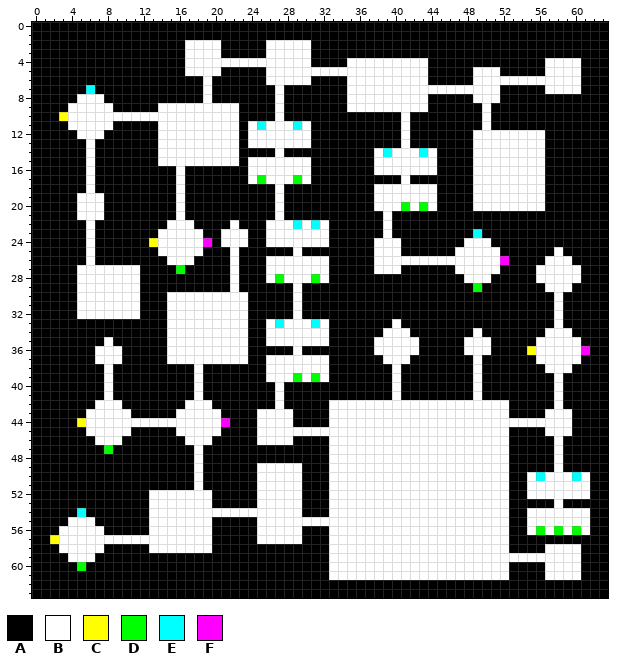
Pixel-art sprite: Assets/DungeonAssets/Image/LayoutMap.png. The picture above is the old version.
The file is 64x64 pixels.
Palette (. is transparent): A #000000  B #ffffff  C #ffff00  D #00ff00  E #00ffff  F #ff00ff
Pixels before (only the part around the change), first column x 0:
 0 AAAAAAAAAAAAAAAAAAAAAAAAAAAAAAAAAAAAAAAAAAAAAAAAAAAAAAAAAAAAAAAA
 1 AAAAAAAAAAAAAAAAAAAAAAAAAAAAAAAAAAAAAAAAAAAAAAAAAAAAAAAAAAAAAAAA
 2 AAAAAAAAAAAAAAAAABBBBAAAAABBBBBAAAAAAAAAAAAAAAAAAAAAAAAAAAAAAAAA
 3 AAAAAAAAAAAAAAAAABBBBAAAAABBBBBAAAAAAAAAAAAAAAAAAAAAAAAAAAAAAAAA
 4 AAAAAAAAAAAAAAAAABBBBBBBBBBBBBBAAAABBBBBBBBBAAAAAAAAAAAAABBBBAAA
 5 AAAAAAAAAAAAAAAAABBBBAAAAABBBBBBBBBBBBBBBBBBAAAAABBBAAAAABBBBAAA
 6 AAAAAAAAAAAAAAAAAAABAAAAAABBBBBAAAABBBBBBBBBAAAAABBBBBBBBBBBBAAA
 7 AAAAAAEAAAAAAAAAAAABAAAAAAABAAAAAAABBBBBBBBBBBBBBBBBAAAAABBBBAAA
 8 AAAAABBBAAAAAAAAAAABAAAAAAABAAAAAAABBBBBBBBBAAAAABBBAAAAAAAAAAAA
 9 AAAABBBBBAAAAABBBBBBBBBAAAABAAAAAAABBBBBBBBBAAAAAABAAAAAAAAAAAAA
10 AAACBBBBBBBBBBBBBBBBBBBAAAABAAAAAAAAAAAAABAAAAAAAABAAAAAAAAAAAAA
11 AAAABBBBBAAAAABBBBBBBBBABEBBBEBAAAAAAAAAABAAAAAAAABAAAAAAAAAAAAA
12 AAAAABBBAAAAAABBBBBBBBBABBBBBBBAAAAAAAAAABAAAAAAABBBBBBBBAAAAAAA
13 AAAAAABAAAAAAABBBBBBBBBABBBBBBBAAAAAAAAAABAAAAAAABBBBBBBBAAAAAAA
14 AAAAAABAAAAAAABBBBBBBBBAAAABAAAAAAAAAABEBBBEBAAAABBBBBBBBAAAAAAA
15 AAAAAABAAAAAAABBBBBBBBBABBBBBBBAAAAAAABBBBBBBAAAABBBBBBBBAAAAAAA
16 AAAAAABAAAAAAAAABAAAAAAABBBBBBBAAAAAAABBBBBBBAAAABBBBBBBBAAAAAAA
17 AAAAAABAAAAAAAAABAAAAAAABDBBBDBAAAAAAAAAABAAAAAAABBBBBBBBAAAAAAA
18 AAAAAABAAAAAAAAABAAAAAAAAAABAAAAAAAAAABBBBBBBAAAABBBBBBBBAAAAAAA
19 AAAAABBBAAAAAAAABAAAAAAAAAABAAAAAAAAAABBBBBBBAAAABBBBBBBBAAAAAAA
20 AAAAABBBAAAAAAAABAAAAAAAAAABAAAAAAAAAABBBDBDBAAAABBBBBBBBAAAAAAA
21 AAAAABBBAAAAAAAABAAAAAAAAAABAAAAAAAAAAABAAAAAAAAAAAAAAAAAAAAAAAA
22 AAAAAABAAAAAAAABBBAAAABAAABBBEBEBAAAAAABAAAAAAAAAAAAAAAAAAAAAAAA
23 AAAAAABAAAAAAABBBBBAABBBAABBBBBBBAAAAAABAAAAAAAAAEAAAAAAAAAAAAAA
24 AAAAAABAAAAAACBBBBBFABBBAABBBBBBBAAAAABBBAAAAAAABBBAAAAAAAAAAAAA
25 AAAAAABAAAAAAABBBBBAAABAAAAAABAAAAAAAABBBAAAAAABBBBBAAAAAABAAAAA
26 AAAAAABAAAAAAAABBBAAAABAAABBBBBBBAAAAABBBBBBBBBBBBBBFAAAABBBAAAA
27 AAAAABBBBBBBAAAADAAAAABAAABBBBBBBAAAAABBBAAAAAABBBBBAAAABBBBBAAA
28 AAAAABBBBBBBAAAAAAAAAABAAABDBBBDBAAAAAAAAAAAAAAABBBAAAAABBBBBAAA
29 AAAAABBBBBBBAAAAAAAAAABAAAAAABAAAAAAAAAAAAAAAAAAADAAAAAAABBBAAAA
30 AAAAABBBBBBBAAABBBBBBBBBAAAAABAAAAAAAAAAAAAAAAAAAAAAAAAAAABAAAAA
31 AAAAABBBBBBBAAABBBBBBBBBAAAAABAAAAAAAAAAAAAAAAAAAAAAAAAAAABAAAAA
32 AAAAABBBBBBBAAABBBBBBBBBAAAAABAAAAAAAAAAAAAAAAAAAAAAAAAAAABAAAAA
33 AAAAAAAAAAAAAAABBBBBBBBBAABEBBBEBAAAAAAABAAAAAAAAAAAAAAAAABAAAAA
34 AAAAAAAAAAAAAAABBBBBBBBBAABBBBBBBAAAAAABBBAAAAAAABAAAAAAABBBAAAA
35 AAAAAAAABAAAAAABBBBBBBBBAABBBBBBBAAAAABBBBBAAAAABBBAAAAABBBBBAAA
36 AAAAAAABBBAAAAABBBBBBBBBAAAAABAAAAAAAABBBBBAAAAABBBAAAACBBBBBFAA
37 AAAAAAABBBAAAAABBBBBBBBBAABBBBBBBAAAAAABBBAAAAAAABAAAAAABBBBBAAA
38 AAAAAAAABAAAAAAAAABAAAAAAABBBBBBBAAAAAAABAAAAAAAABAAAAAAABBBAAAA
39 AAAAAAAABAAAAAAAAABAAAAAAABBBDBDBAAAAAAABAAAAAAAABAAAAAAAABAAAAA
40 AAAAAAAABAAAAAAAAABAAAAAAAABAAAAAAAAAAAABAAAAAAAABAAAAAAAABAAAAA
41 AAAAAAAABAAAAAAAAABAAAAAAAABAAAAAAAAAAAABAAAAAAAABAAAAAAAABAAAAA
42 AAAAAAABBBAAAAAAABBBAAAAAAABAAAAABBBBBBBBBBBBBBBBBBBBAAAAABAAAAA
43 AAAAAABBBBBAAAAABBBBBAAAABBBBAAAABBBBBBBBBBBBBBBBBBBBAAAABBBAAAA
44 AAAAACBBBBBBBBBBBBBBBFAAABBBBAAAABBBBBBBBBBBBBBBBBBBBBBBBBBBAAAA
45 AAAAAABBBBBAAAAABBBBBAAAABBBBBBBBBBBBBBBBBBBBBBBBBBBBAAAABBBAAAA
46 AAAAAAABBBAAAAAAABBBAAAAABBBBAAAABBBBBBBBBBBBBBBBBBBBAAAAABAAAAA
47 AAAAAAAADAAAAAAAAABAAAAAAAAAAAAAABBBBBBBBBBBBBBBBBBBBAAAAABAAAAA
48 AAAAAAAAAAAAAAAAAABAAAAAAAAAAAAAABBBBBBBBBBBBBBBBBBBBAAAAABAAAAA
49 AAAAAAAAAAAAAAAAAABAAAAAABBBBBAAABBBBBBBBBBBBBBBBBBBBAAAAABAAAAA
50 AAAAAAAAAAAAAAAAAABAAAAAABBBBBAAABBBBBBBBBBBBBBBBBBBBAABEBBBEBAA
51 AAAAAAAAAAAAAAAAAABAAAAAABBBBBAAABBBBBBBBBBBBBBBBBBBBAABBBBBBBAA
52 AAAAAAAAAAAAABBBBBBBAAAAABBBBBAAABBBBBBBBBBBBBBBBBBBBAABBBBBBBAA
53 AAAAAAAAAAAAABBBBBBBAAAAABBBBBAAABBBBBBBBBBBBBBBBBBBBAAAAABAAAAA
54 AAAAAEAAAAAAABBBBBBBBBBBBBBBBBAAABBBBBBBBBBBBBBBBBBBBAABBBBBBBAA
55 AAAABBBAAAAAABBBBBBBAAAAABBBBBBBBBBBBBBBBBBBBBBBBBBBBAABBBBBBBAA
56 AAABBBBBAAAAABBBBBBBAAAAABBBBBAAABBBBBBBBBBBBBBBBBBBBAABDBDBDBAA
57 AACBBBBBBBBBBBBBBBBBAAAAABBBBBAAABBBBBBBBBBBBBBBBBBBBAAAAAAAAAAA
58 AAABBBBBAAAAABBBBBBBAAAAAAAAAAAAABBBBBBBBBBBBBBBBBBBBAAAABBBBAAA
59 AAAABBBAAAAAAAAAAAAAAAAAAAAAAAAAABBBBBBBBBBBBBBBBBBBBBBBBBBBBAAA
60 AAAAADAAAAAAAAAAAAAAAAAAAAAAAAAAABBBBBBBBBBBBBBBBBBBBAAAABBBBAAA
61 AAAAAAAAAAAAAAAAAAAAAAAAAAAAAAAAABBBBBBBBBBBBBBBBBBBBAAAABBBBAAA
62 AAAAAAAAAAAAAAAAAAAAAAAAAAAAAAAAAAAAAAAAAAAAAAAAAAAAAAAAAAAAAAAA
63 AAAAAAAAAAAAAAAAAAAAAAAAAAAAAAAAAAAAAAAAAAAAAAAAAAAAAAAAAAAAAAAA
After:
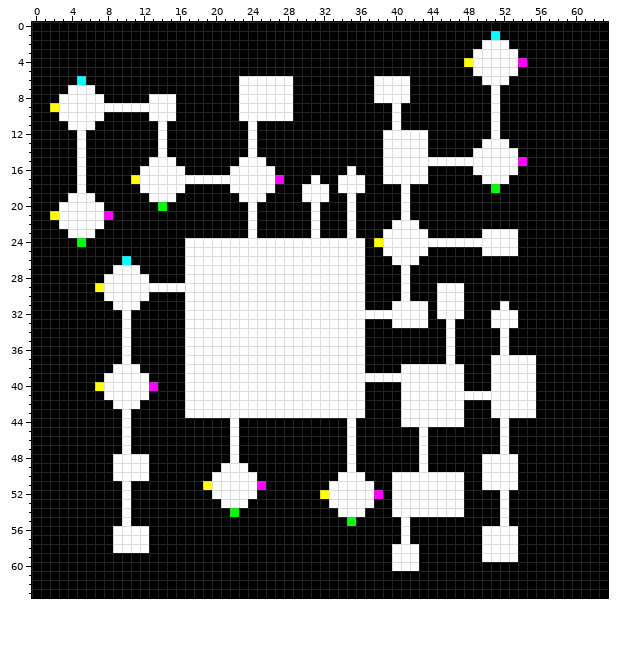
Diff:
Changed rows in their new state; - is an unchanged pixel.
first column x 2:
 1 -------------------------------------------------E----------
 2 ---------------AAAA-----AAAAA-------------------BBB---------
 3 ---------------AAAA-----AAAAA------------------BBBBB--------
 4 ---------------AAAAAAAAAAAAAA----AAAAAAAAA----CBBBBBF--AAAA-
 5 ---------------AAAA-----AAAAAAAAAAAAAAAAAA--------BB---AAAA-
 6 ---E-------------A---BBB---AA----AAA----AA-----A---AAAAAAAA-
 7 --BBB------------A---BBBB-B------AAA----AAAAAAAAA------AAAA-
 8 -BB--------BBB---A---BBBB-B------AAA----AA-----AA-----------
 9 CB-----BBBBB--AAAAAAABBBB-B------AAAAA-AAA------AB----------
10 -B----AAAAA---AAAAAAABBBB-B-----------BA--------AB----------
11 -----AA------AAAAAAAA--AAAAAA---------BA--------AB----------
12 ----AA-------AAAAAAAA--AAAAAA--------BB-BB-----AA-AAAAA-----
13 ---BA--------AAAAAAAA--AAAAAA--------BB-BB-----A---AAAA-----
14 ---BA--------AAAAAAAA-B--A----------AB---BA---------AAA-----
15 ---BA------B--AAAAAAAB--AAAAA-------A------BBBB-----FAA-----
16 ---BA-----BBBB------BB---AAAA----B--A-----A---------AAA-----
17 ---BA----CBBBB-BBBBBBB-B-FAAAB--BBB--BB-BB-----A---AAAA-----
18 ---BA-----BBBB------BBBBBA--BBB-BBB-AAA-AAA----AADAAAAA-----
19 --B--A-----BBBA------BBB-A--BBB--B--AAA-AAA----AAAAAAAA-----
20 -BB---------D-A-------B--A---B---B--AAABAAA----AAAAAAAA-----
21 CBB---F-------A-------B--A---B---B---A-B--------------------
22 -BBB-B-------AAA----A-B-AAAAABA--B---ABBB-------------------
23 --BB--------AAAAA--AAAB-AAAAA-A--B----BBBB-----ABBBB--------
24 ---DA------AAAA--BB---BB-------BBBB-C--BBBBBBB---BBB--------
25 ----A-------AAA--BBB-BBBBBB-BBBBBBB-A--BBB---AAA--BB----A---
26 ----A---E----AA-BBBB-BBB-------BBBB-AA---AAAAAAAAAA----AAA--
27 ---AAAA-------ABBBBB-BBB-------BBBB-AAAB-----AAAAA----AAAAA-
28 ---AAA----B----BBBBB-BBB-B---B-BBBB----B------AAA-----AAAAA-
29 ---AAC----BBBBBBBBBB-BBBBBB-BBBBBBB----B---BBB-A-------AAA--
30 ---AAA----B--AA-------BBBBB-BBBBBBB----B---BBB----------A---
31 ---AAAA------AA-------BBBBB-BBBBBBB---BBBB-BBB----B-----A---
32 ---AAAAA-A---AA-------BBBBB-BBBBBBBBBBBBBB-BBB---BBB----A---
33 --------B----AA-------BB-B---B-BBBB----BBB--B----BBB----A---
34 --------B----AA-------BB-------BBBB--AAA----B--A--B----AAA--
35 ------A-B----AA-------BB-------BBBB-AAAAA---B-AAA-B---AAAAA-
36 -----AAAB----AA-------BBBBB-BBBBBBB-AAAAA---B-AAA-B--AAAAAAA
37 -----AAAB----AA-------BB-------BBBB--AAA----B--A-BBBBBAAAAA-
38 ------ABBB-----B-BBBBBBB-------BBBB---ABBBBBBB-A-BBBBB-AAA--
39 -------BBBB----B-BBBBBBB---B-B-BBBBBBB-BBBBBBB-A-BBBBB--A---
40 -----C-BBBBF---B-BBBBBBBB-BBBBBBBBB---ABBBBBBB-A-BBBBB--A---
41 -------BBBB----B-BBBBBBBB-BBBBBBBBB---ABBBBBBBB-BBBBBB--A---
42 -----AA-BB--------BBBBBBB-BBBBB----AAAA-------AAA--BBB--A---
43 ----AAAA------A----BBBB----BBBB----AAAA-------AAA--BBB-AAA--
44 ---AAAAA-AAAAAAAAAAAB--AAAA----AA-AAAAA-------AAAA-AAAAAAA--
45 ----AAAA------AAAAA-B--AAAAAAAAAA-AAAAAAA-AAAAAAAA-----AAA--
46 -----AAAB------AAA--B--AAAA----AA-AAAAAAA-AAAAAAAA------A---
47 ------A-B-------A---B----------AA-AAAAAAA-AAAAAAAA------A---
48 -------BBBB-----A---B----------AA-AAAAAAA-AAAAAA---B----A---
49 -------BBBB-----A--BBB-AAAAA---AA-AAAAAAA-AAAAAA---B----A---
50 -------BBBB-----A-BBBBBAAAAA---A---AAA--------AA---B-AAAAAAA
51 --------B-------ACBBBBBFAAAA--------AA--------AA---B-AAAAAAA
52 --------B--AAAAAAABBBBBAAAAA--C-----FA--------AAAA---AAAAAAA
53 --------B--AAAAAAA-BBB-AAAAA--------AA--------AAAA------A---
54 ---A----B--AAAAAAAAADAAAAAAA---A---AAA--------AAAA---AAAAAAA
55 --AAA---B--AAAAAAA-----AAAAAAAAAADAAAAA-AAAAAAAAAA---AAAAAAA
56 -AAAAA-BBBBAAAAAAA-----AAAAA---AAAAAAAA-AAAAAAAA---B-AAAAAAA
57 AAAAAAA----AAAAAAA-----AAAAA---AAAAAAAA-AAAAAAAA---B--------
58 -AAAAA-BBBBAAAAAAA-------------AAAAAAA---AAAAAAA---B---AAAA-
59 --AAA--------------------------AAAAAAA---AAAAAAA----AAAAAAA-
60 ---A---------------------------AAAAAAA---AAAAAAAAAA----AAAA-
61 -------------------------------AAAAAAAAAAAAAAAAAAAA----AAAA-
Boxes around the changes in both pictures, in picture pixels (x1, y1, x2, y2):
changed: (50, 31, 590, 580)
